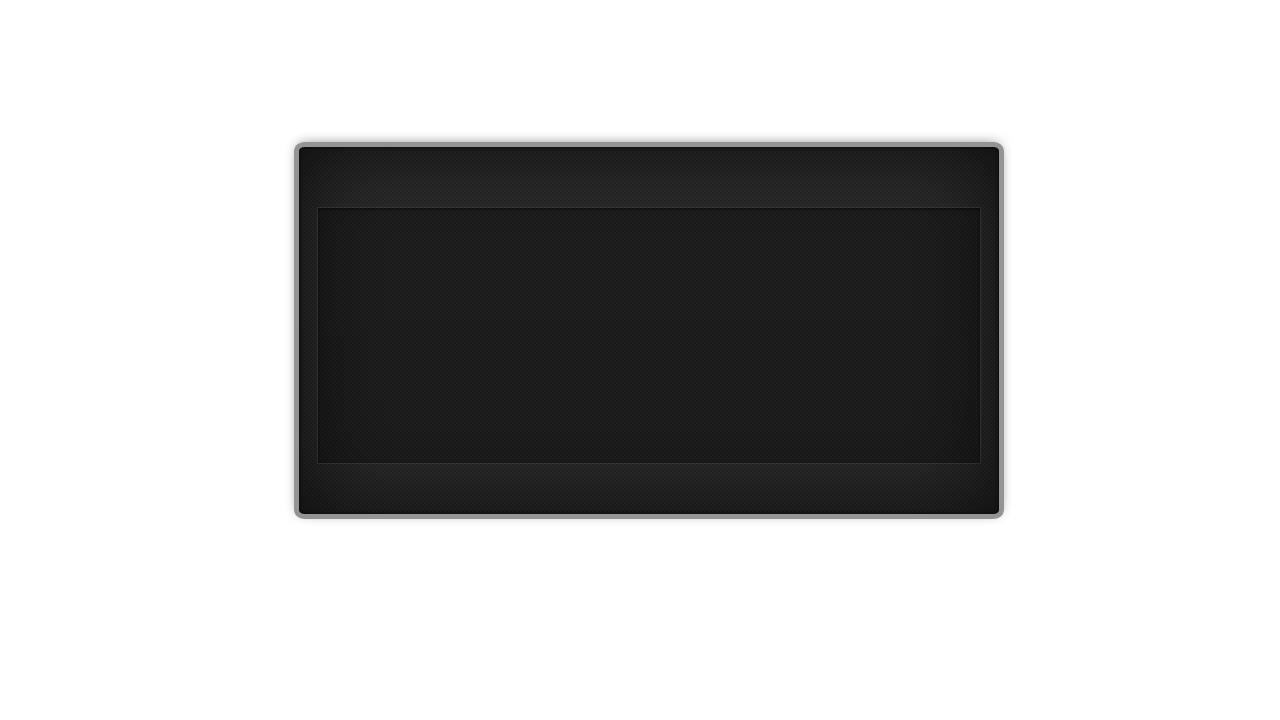
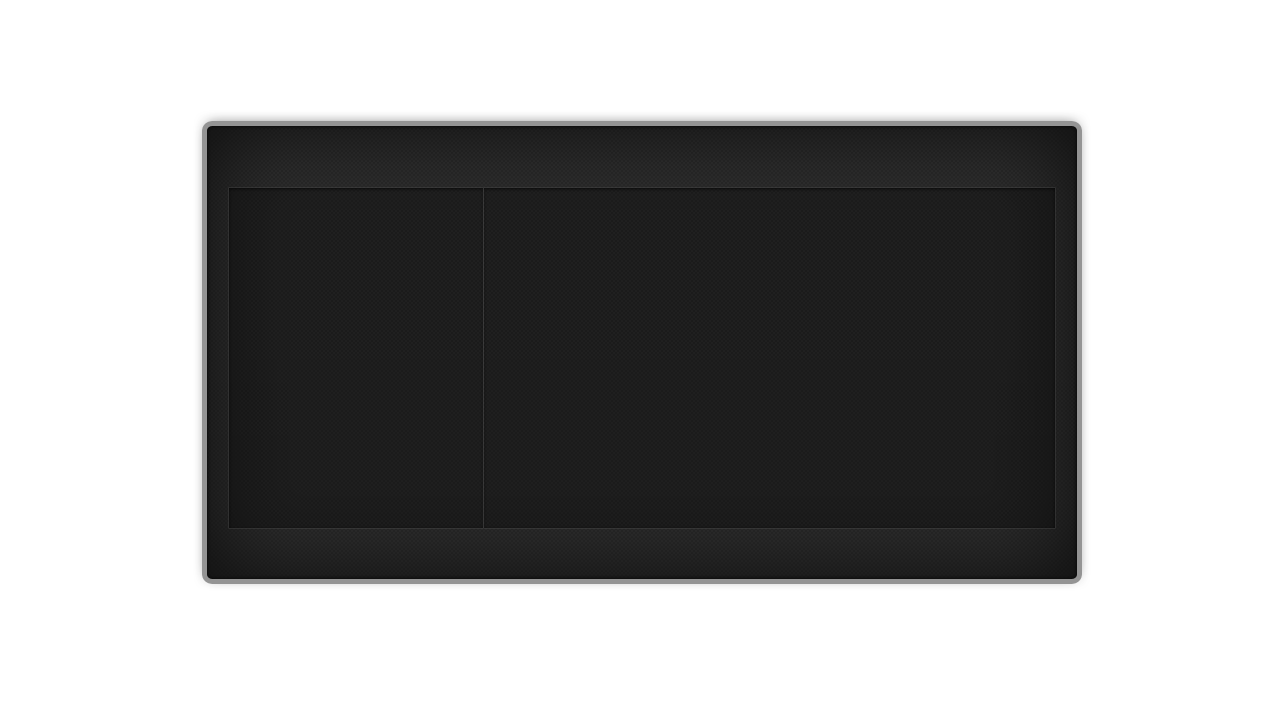
Comparing the layer stacks of the two w=1280, h=720 images. Changes:
added group "Addon Settings" with 2 layers above "SongInfo-MediaSources-Network" over [207, 126, 1077, 579]
added layer "text-field" (1st of 4, in "Addon Settings") in group "Addon Settings" over [229, 188, 1055, 528]
added layer "Base" (1st of 14, in "Addon Settings") (95%) in group "Addon Settings" over [207, 126, 1077, 579]
hid group "SongInfo-MediaSources-Network" (4 layers) over [299, 147, 999, 514]
